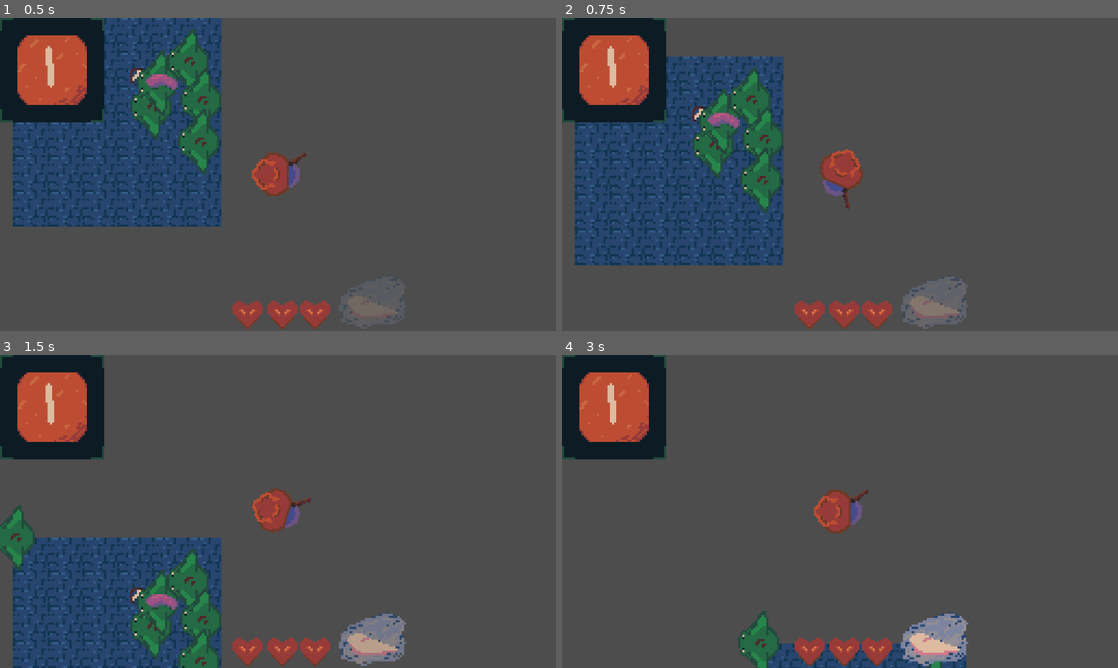
Above: before the commit, frames 1-4 (two rows, left to right).
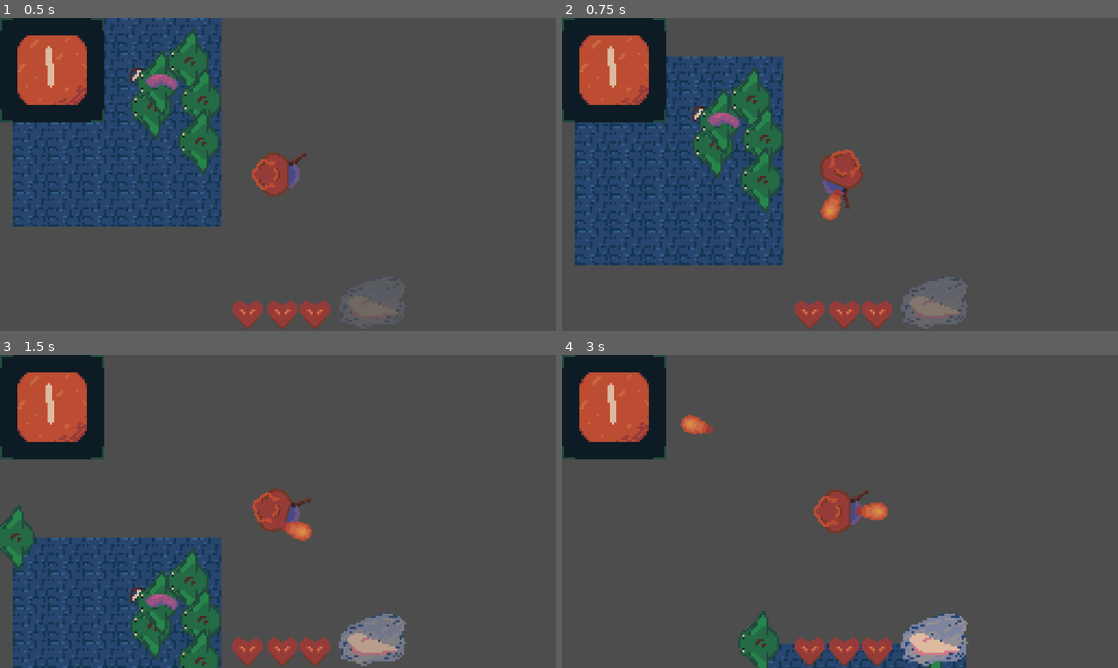
Above: after the commit, the same moments.

Repository: KatLuvsYa3/SELUGameJam26_Godot_Bros
Game: Godot game, scene res://main_scenes/Battle_Levels/Easy_Rolls/Easy_Level_Test.tscn
Same seed, same stepped clock (60 frames per second), same inputs: the game is played once before the commit and once after it.
Inputs (mouse positions are in pixels of both pictures, inside the frame that each line leads up to):
- Up to frame 1 (0.5 s): no input
- Up to frame 2 (0.75 s): move the mouse to (812, 237) at 0.52 s; hold W from 0.53 s (still down); hold K from 0.53 s (still down); click (812, 237) at 0.67 s
- Up to frame 3 (1.5 s): keep holding W; tap Space at 0.77 s; move the mouse to (444, 558) at 1.27 s; release K at 1.28 s; tap K at 1.35 s; click (444, 558) at 1.42 s
- Up to frame 4 (3 s): tap Space at 1.52 s; move the mouse to (673, 464) at 2.02 s; release W at 2.03 s; hold K 2.03-2.78 s; hold A from 2.03 s (still down); click (673, 464) at 2.17 s; move the mouse to (867, 511) at 2.77 s; tap K at 2.85 s; click (867, 511) at 2.92 s

Frame 1 is identical in both runs. In frame 2, 0.3% of the frame differs, in the area x 46-51%, y 54-65%; in frame 3, 0.2%; in frame 4, 0.5%, in the area x 21-59%, y 18-53%.

Commit message:
firebolt

Diff:
--- /dev/null
+++ b/scripts/firebolt.gd
@@ -0,0 +1,16 @@
+extends Node2D
+
+@export var speed = 5
+@export var total_lifetime = 10.0
+var lifetime = 0.0
+
+# Called when the node enters the scene tree for the first time.
+func _ready() -> void:
+	pass # Replace with function body.
+
+
+# Called every frame. 'delta' is the elapsed time since the previous frame.
+func _process(delta: float) -> void:
+	lifetime+=delta
+	position += Vector2.from_angle(rotation)*speed
+	if lifetime > total_lifetime: queue_free()
--- a/scripts/player.gd
+++ b/scripts/player.gd
@@ -10,8 +10,9 @@
 @export var dash_distance = 60
 
 # spell
-@export var cantrip_cooldown = 0.5
+@export var cantrip_cooldown = 0.2
 @export var cantrip_timer = 0.0
+@export var cantrip_speed = 3
 @export var spell_cooldown = 4.0
 @export var spell_timer = 0.0
 
@@ -60,8 +61,14 @@
 	# display hp
 	BaseScript.combat_ui.update_hp(hp)
 
+var firebolt_scene = preload("res://sub_scenes/spells/Firebolt.tscn")
+
 func cast_cantrip():
-	pass
+	var new_firebolt = firebolt_scene.instantiate()
+	new_firebolt.rotation = last_rotation
+	new_firebolt.position = player.global_position
+	new_firebolt.speed = cantrip_speed
+	get_parent().add_child(new_firebolt)
 
 func cast_spell():
 	pass
@@ -69,7 +76,9 @@
 func _input(event):
 	# Mouse in viewport coordinates.
 	if event is InputEventMouseButton:
-		if spell_timer <= spell_cooldown and event.button_index == MOUSE_BUTTON_RIGHT and event.pressed:
+		if spell_timer > spell_cooldown and event.button_index == MOUSE_BUTTON_RIGHT and event.pressed:
 			cast_spell()
-		elif cantrip_timer <= cantrip_cooldown and event.button_index == MOUSE_BUTTON_LEFT and event.pressed:
+			spell_timer = 0
+		elif cantrip_timer > cantrip_cooldown and event.button_index == MOUSE_BUTTON_LEFT and event.pressed:
 			cast_cantrip()
+			cantrip_timer = 0
--- a/sub_scenes/spells/Firebolt.tscn
+++ b/sub_scenes/spells/Firebolt.tscn
@@ -1,3 +1,21 @@
 [gd_scene format=3 uid="uid://cari165hdb6xg"]
 
+[ext_resource type="Script" uid="uid://qbiiromoi103" path="res://scripts/firebolt.gd" id="1_swp0k"]
+[ext_resource type="Texture2D" uid="uid://bsy6wswiplkmw" path="res://sprites/spells/firebolt.png" id="1_wsno5"]
+
+[sub_resource type="CircleShape2D" id="CircleShape2D_m0i5l"]
+radius = 7.0
+
 [node name="Firebolt" type="Node2D" unique_id=108389273]
+script = ExtResource("1_swp0k")
+
+[node name="Firebolt" type="Sprite2D" parent="." unique_id=1405311381]
+position = Vector2(-3, 0)
+rotation = 3.1415927
+texture = ExtResource("1_wsno5")
+
+[node name="Area2D" type="Area2D" parent="Firebolt" unique_id=983535860]
+
+[node name="CollisionShape2D" type="CollisionShape2D" parent="Firebolt/Area2D" unique_id=1077809747]
+position = Vector2(-3, 0)
+shape = SubResource("CircleShape2D_m0i5l")
Not shown, added: scripts/firebolt.gd.uid
Renamed: sprites/firebolt.png -> sprites/spells/firebolt.png
Not shown, changed: sprites/spells/firebolt.png.import
